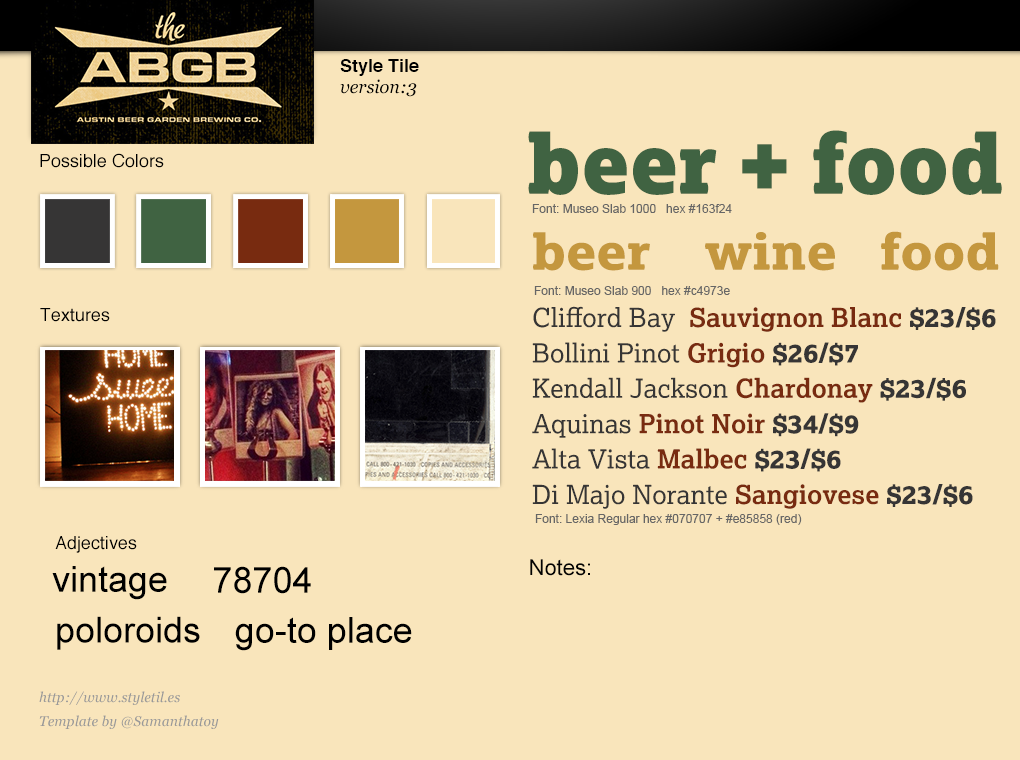
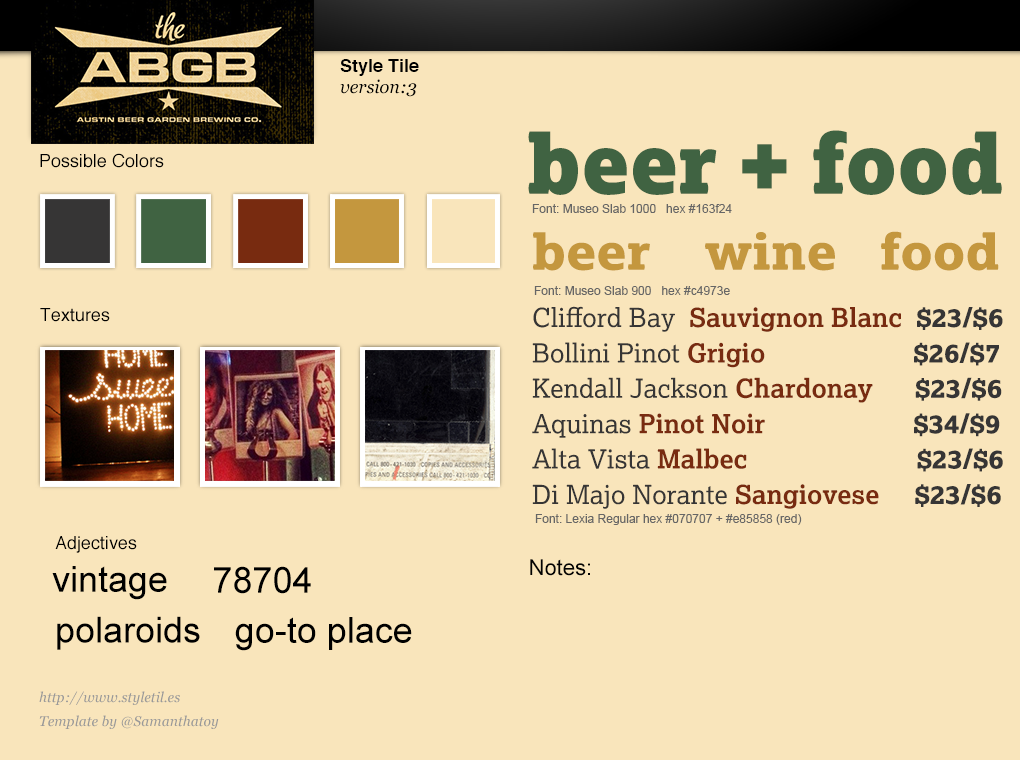
The second 1020 x 760 image is a revision of the first. Changes to its layers:
renamed "poloroids" to "polaroids", painted on it over (104, 623, 122, 643)
renamed "Clifford Bay Sauvignon Blanc $23/$6 Bollini Pinot Grigio $26/$" to "Clifford Bay Sauvignon Blanc $23/$6 Bollini Pinot Grigio", painted on it over (755, 307, 1003, 507)
